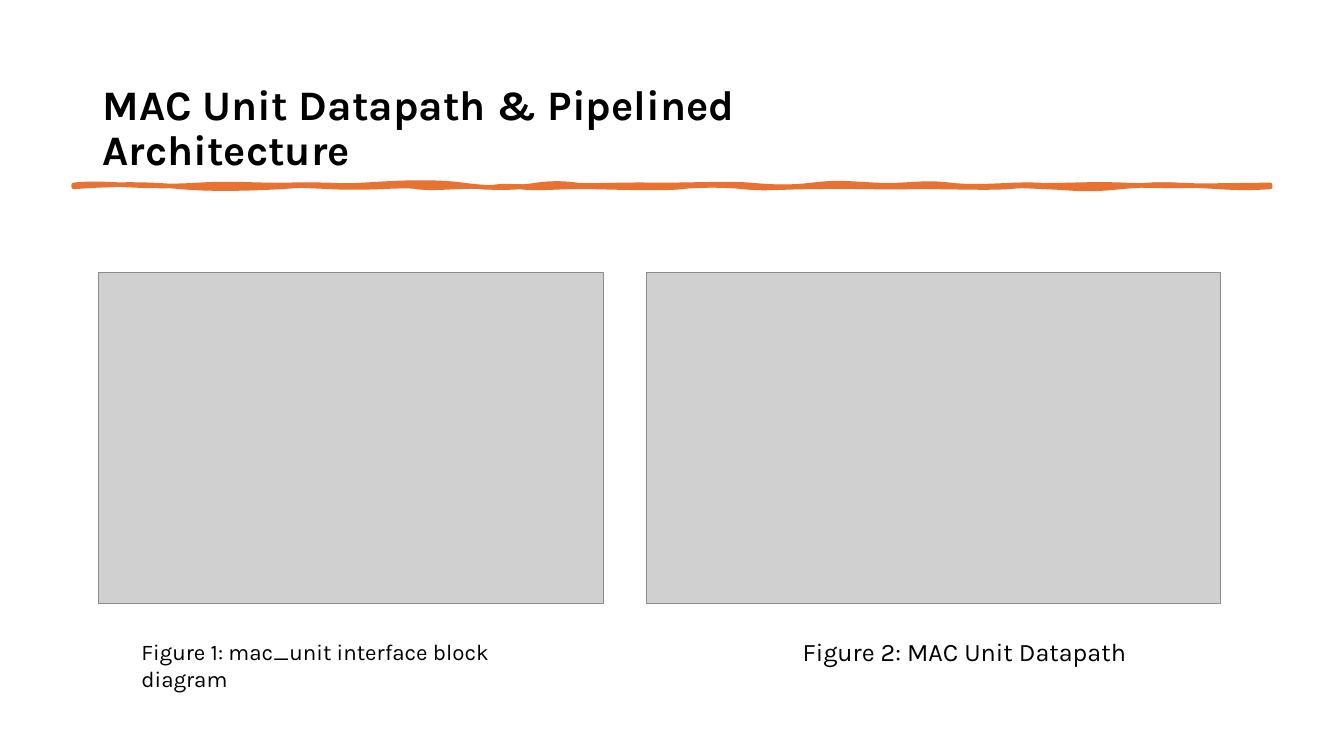
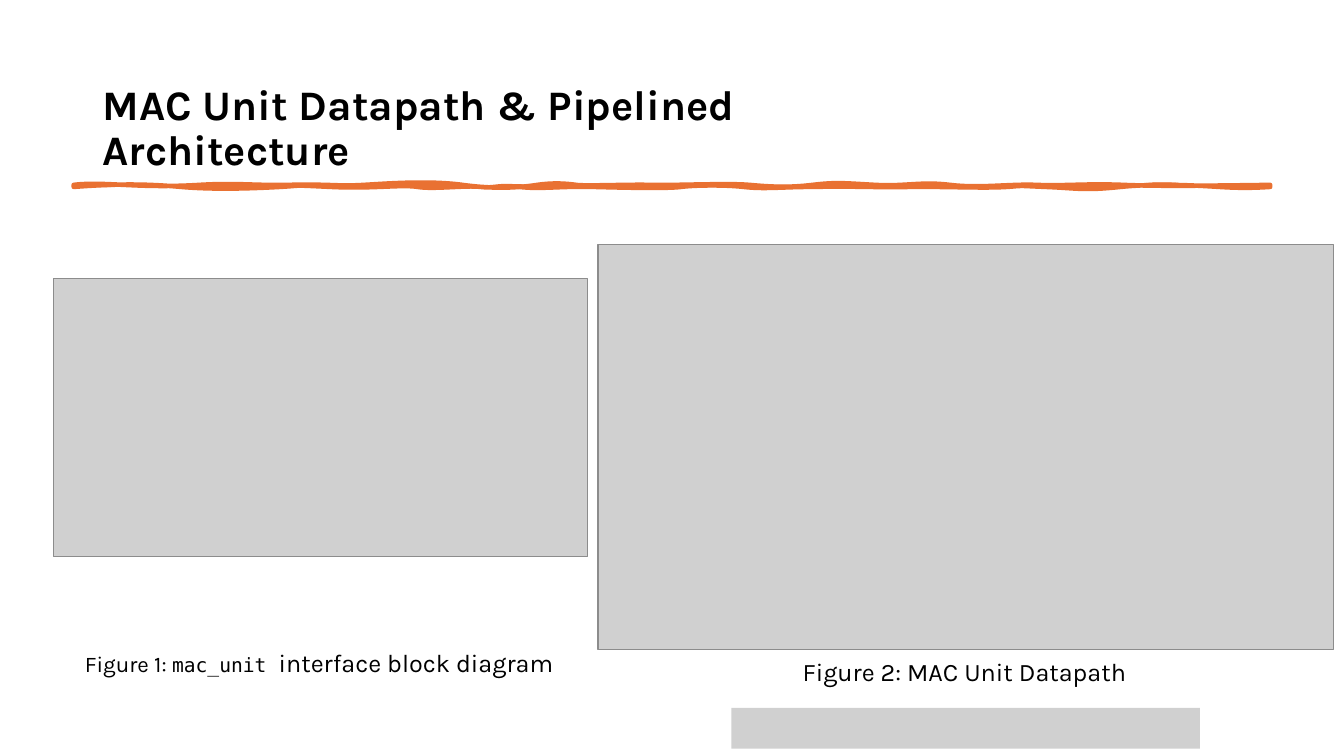
Before and after one commit to varunposimsetty/SAL_TaskAssignment, a slide deck: slide 4 of doc/Varun_Posimsetty_SAL_Presentation.pptx. Drawn at 1344x756 pixels with LibreOffice and Linux fonts; fonts in the diff are those of the drawing; grey boxes stand for pictures. Boxes give left, top, right and bottom in pixels: in the first picture for what was removed or moved away, otherwise in the second. Text is boxed around its words. In the diff, an @@ line names an element or a change of style, - is before the commit and + after.

```diff
--- a/doc/Varun_Posimsetty_SAL_Presentation.pptx
+++ b/doc/Varun_Posimsetty_SAL_Presentation.pptx
@@ picture: place and size @@
-picture at (646, 272, 1220, 603)
+picture at (598, 244, 1333, 649)
@@ picture: place and size @@
-picture at (99, 272, 603, 603)
+picture at (53, 278, 588, 557)
@@ text "Figure 1: mac_unit interface block ...": place and size @@
-text "Figure 1: mac_unit interface block ..." at (141, 644, 489, 693)
+text "Figure 1: mac_unit interface block ..." at (85, 654, 553, 678)
@@ text "Figure 1: mac_unit interface block ..." at (85, 654, 553, 678): size 16 to 14 pt, font Karla to DejaVu Sans Mono in "mac_unit"; size 16 to 18 pt in "interface block diagram" @@
@@ text "Figure 2: MAC Unit Datapath": place and size @@
-text "Figure 2: MAC Unit Datapath" at (803, 643, 1126, 667)
+text "Figure 2: MAC Unit Datapath" at (803, 663, 1126, 687)
@@ picture added at (732, 708, 1201, 748) @@
```
Also in this commit, not shown: 10 other slides changed, 2 other files.
